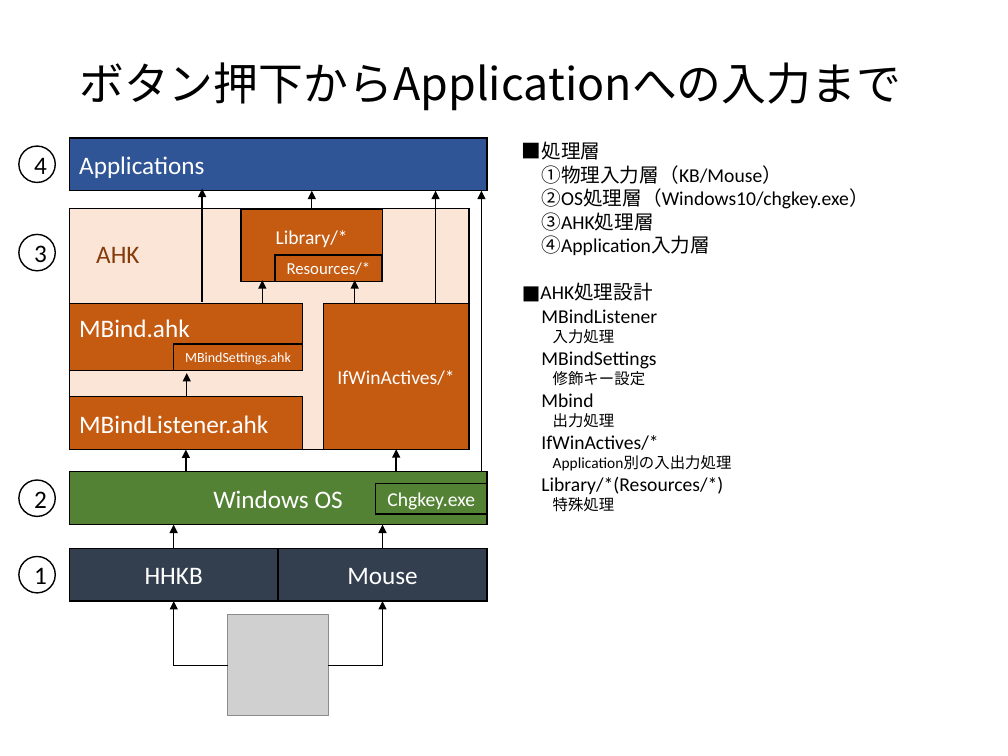
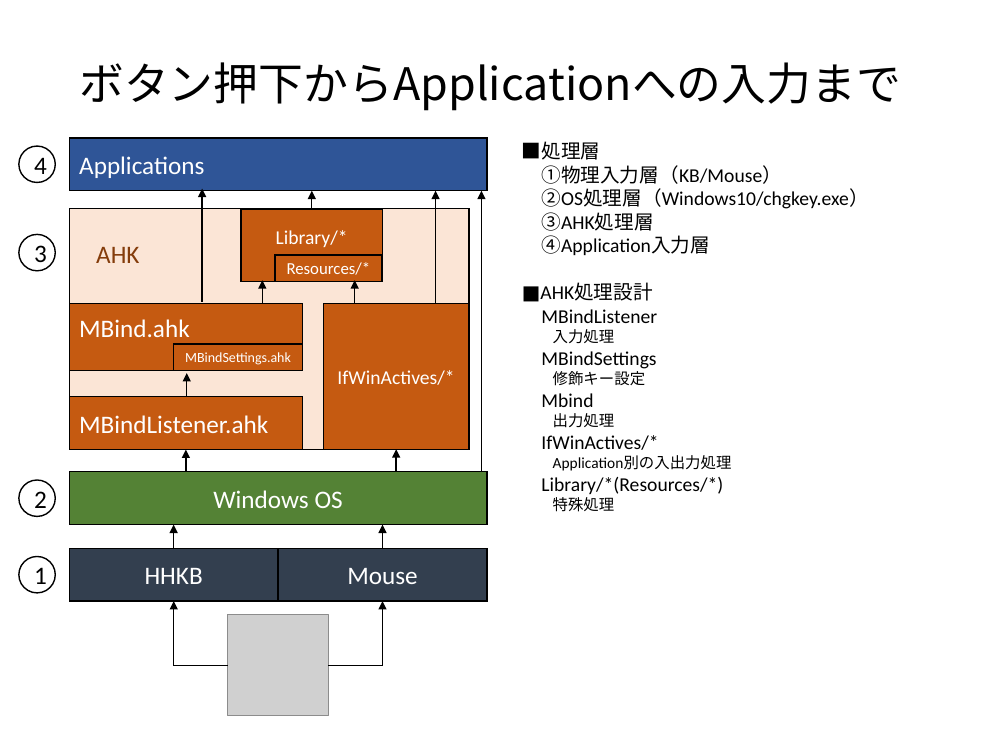
Before and after one commit to ittooo66/myAHK, a slide deck: slide 18 of MANUAL.pptx (slide 20 before the commit). Drawn at 1008x756 pixels with LibreOffice and Linux fonts; fonts in the diff are those of the drawing; grey boxes stand for pictures. Boxes give left, top, right and bottom in pixels: in the first picture for what was removed or moved away, otherwise in the second. Text is boxed around its words. In the diff, an @@ line names an element or a change of style, - is before the commit and + after.

```diff
--- a/MANUAL.pptx
+++ b/MANUAL.pptx
@@ rectangle removed at [376,484,488,514] @@
-Chgkey.exe
```
Also in this commit, not shown: 6 other slides changed, 2 slides removed.
